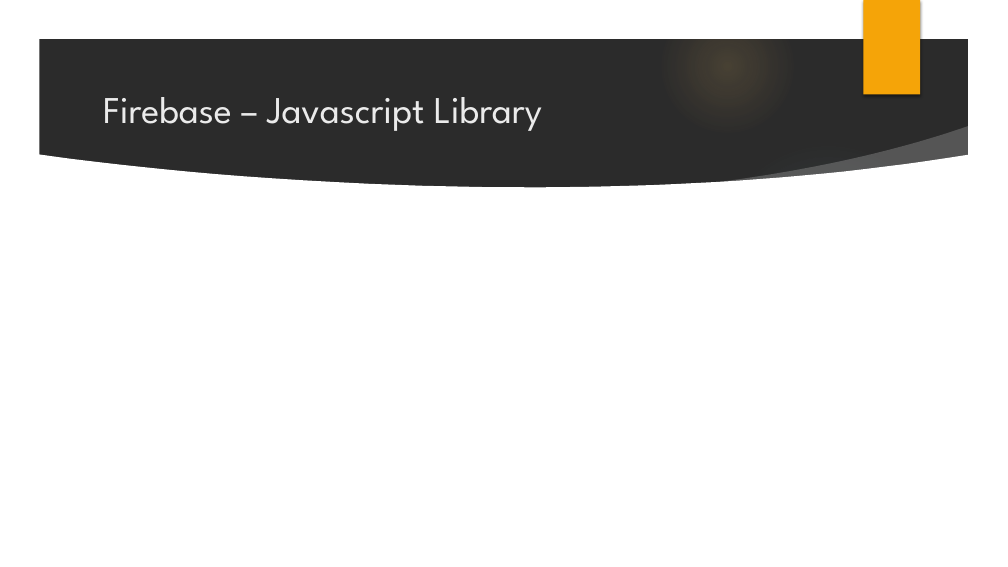
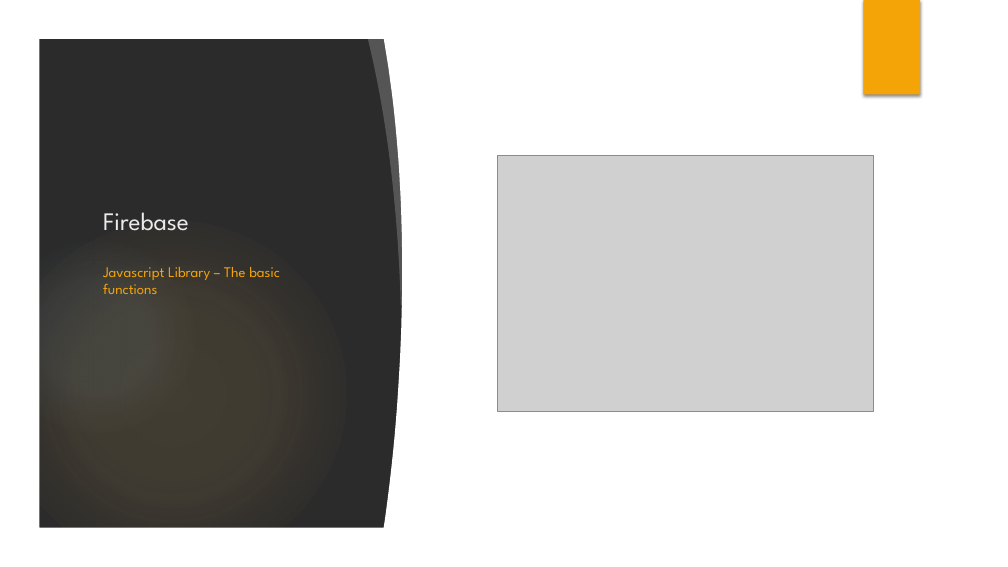
Before and after one commit to jbrelloch/Firepath, a slide deck: slide 6 of FirepathPresentation.pptx. Drawn at 1008x567 pixels with LibreOffice and Linux fonts; fonts in the diff are those of the drawing; grey boxes stand for pictures; background and template pictures are left out; a plain dark background stands for a picture behind light text. Boxes give left, top, right and bottom in pixels: in the first picture for what was removed or moved away, otherwise in the second. Text is boxed around its words. In the diff, an @@ line names an element or a change of style, - is before the commit and + after.

```diff
--- a/FirepathPresentation.pptx
+++ b/FirepathPresentation.pptx
@@ freeform shape added at bbox=[367, 32, 425, 307], fill #FFFFFF at 20% opacity @@
@@ freeform shape added at bbox=[383, 33, 487, 533], fill #FFFFFF @@
@@ rectangle added at bbox=[473, 33, 973, 534], fill #FFFFFF @@
@@ title "Firebase" at bbox=[103, 212, 189, 231]: vertical alignment middle to bottom @@
@@ freeform shape removed at bbox=[701, 126, 977, 208] @@
@@ ellipse removed at bbox=[712, 138, 944, 371] @@
@@ freeform shape removed at bbox=[38, 154, 970, 529] @@
@@ picture added at bbox=[498, 156, 874, 411] @@
@@ title at bbox=[103, 212, 189, 231]: text changed; size 36 to 24 pt @@
-Firebase – Javascript Library
+Firebase
@@ text added at bbox=[103, 267, 280, 294], 14 pt, text #F5A408 @@
+Javascript Library – The basic functions
```
Also in this commit, not shown: 18 slides added, 16 other files.
